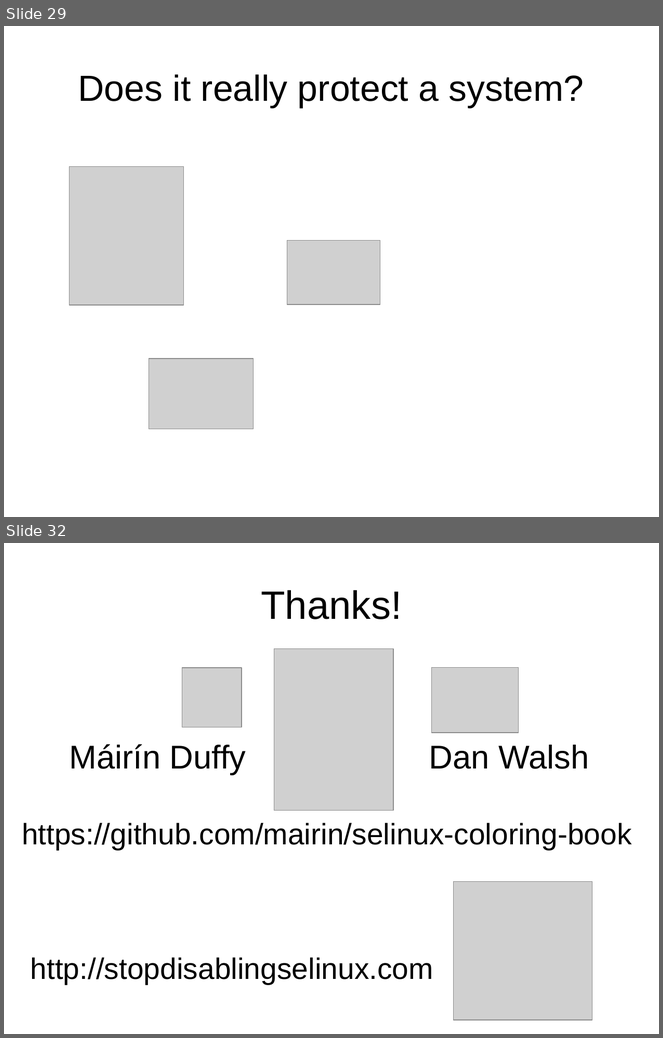
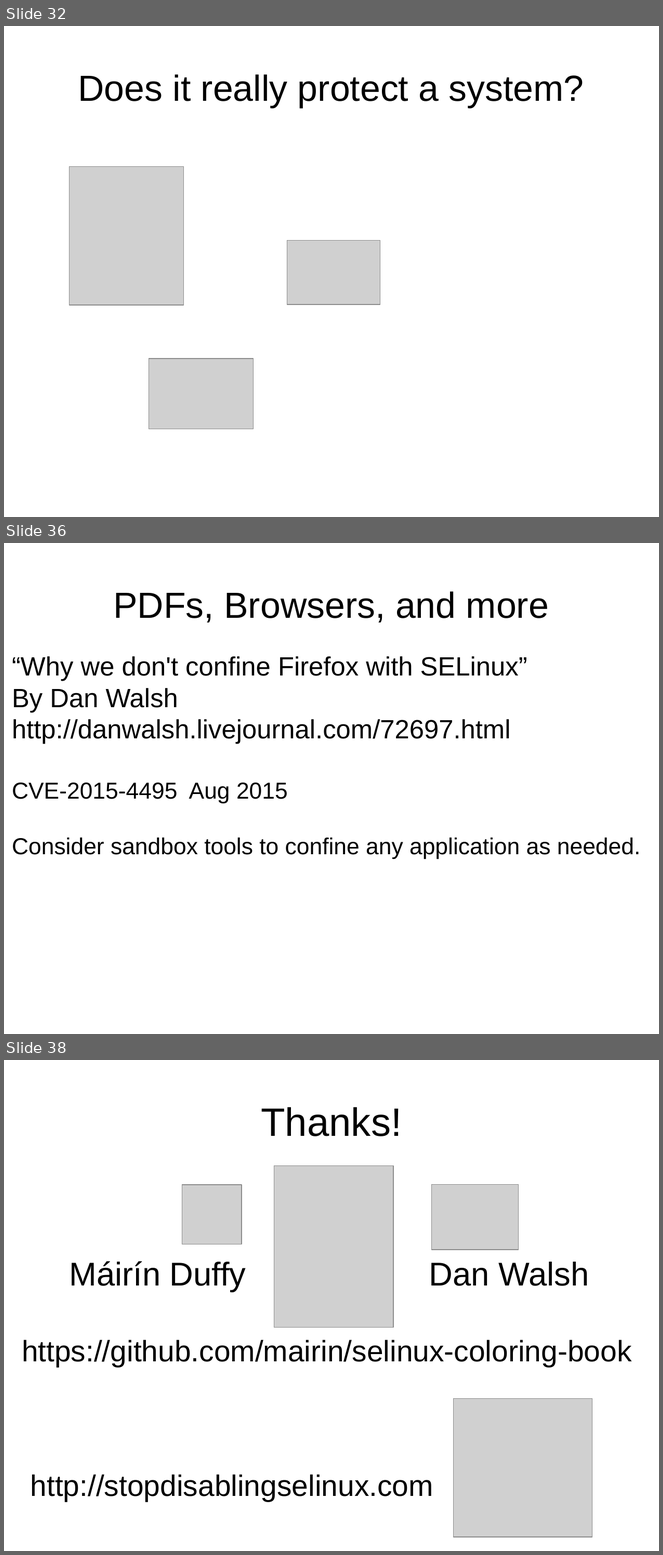
Before and after one commit to laubersm/LauberSolutions, a slide deck: SELinux/ItsAboutTheLabels-screen4-3.odp. Shown one above the other, each under a label of ours: slides 29 and 32 before the commit, slides 32, 36 and 38 after it; the slides between them are not shown. The pictures are 663x1038 and 663x1555 pixels, drawn with LibreOffice and Linux fonts; fonts in the diff are those of the drawing; grey boxes stand for pictures. Boxes give left, top, right and bottom in pixels: in the first picture for what was removed or moved away, otherwise in the second. Text is boxed around its words. In the diff, an @@ line names an element or a change of style, - is before the commit and + after.

```diff
--- a/SELinux/ItsAboutTheLabels-screen4-3.odp
+++ b/SELinux/ItsAboutTheLabels-screen4-3.odp
@@ slide 36 added at (4,543,659,1034), background #FFFFFF @@
@@ title added at (113,591,549,623), 44 pt, text #000000 @@
+PDFs, Browsers, and more
@@ text added at (12,656,641,859), 32 pt, text #000000 @@
+“Why we don't confine Firefox with SELinux”
+By Dan Walsh http://danwalsh.livejournal.com/72697.html
+CVE-2015-4495 Aug 2015
+Consider sandbox tools to confine any application as needed.
@@ what was slide 29 is now slide 32 @@
@@ what was slide 32 is now slide 38 @@
```
Also in this commit, not shown: 8 slides changed, 5 other slides added, 2 other files.
